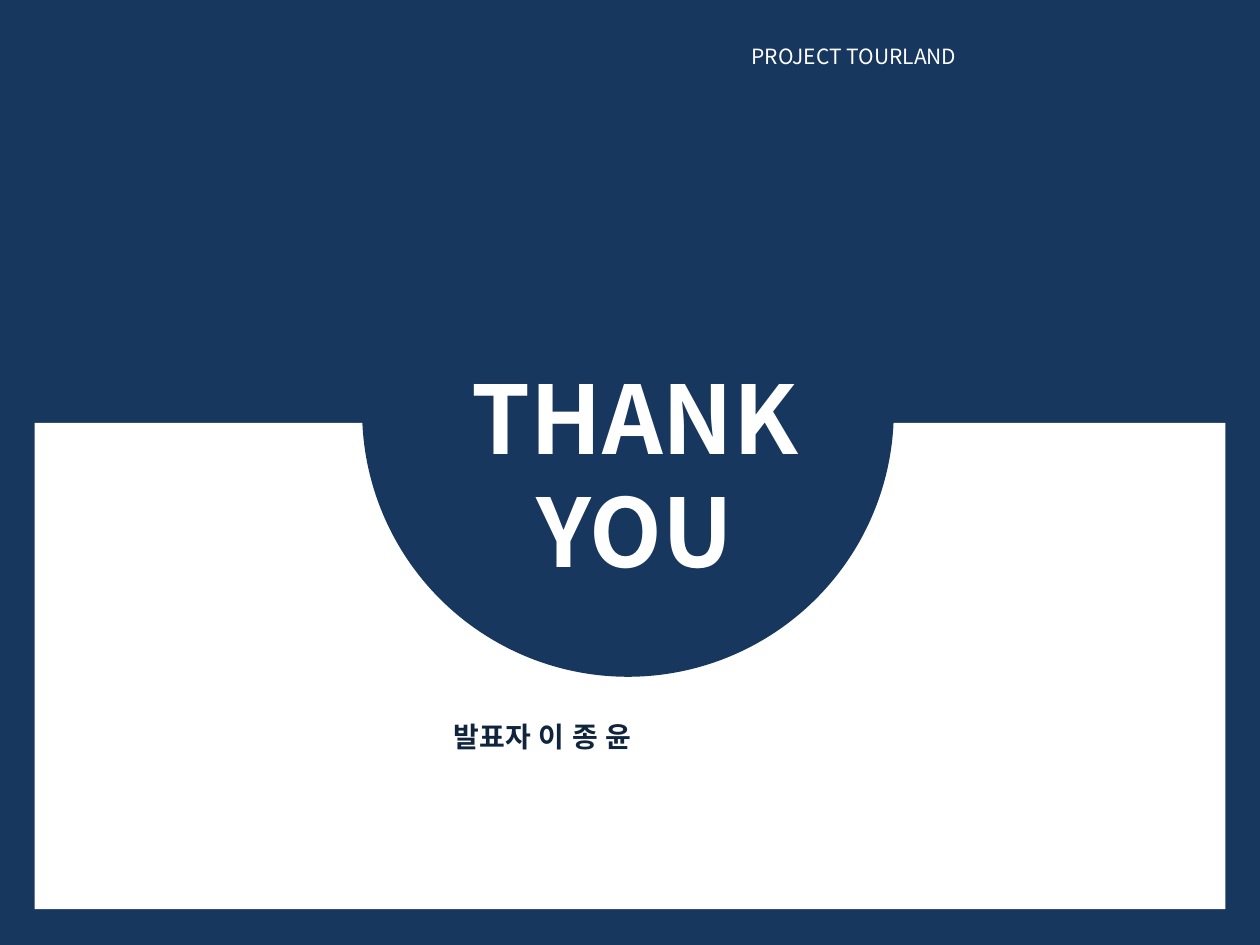
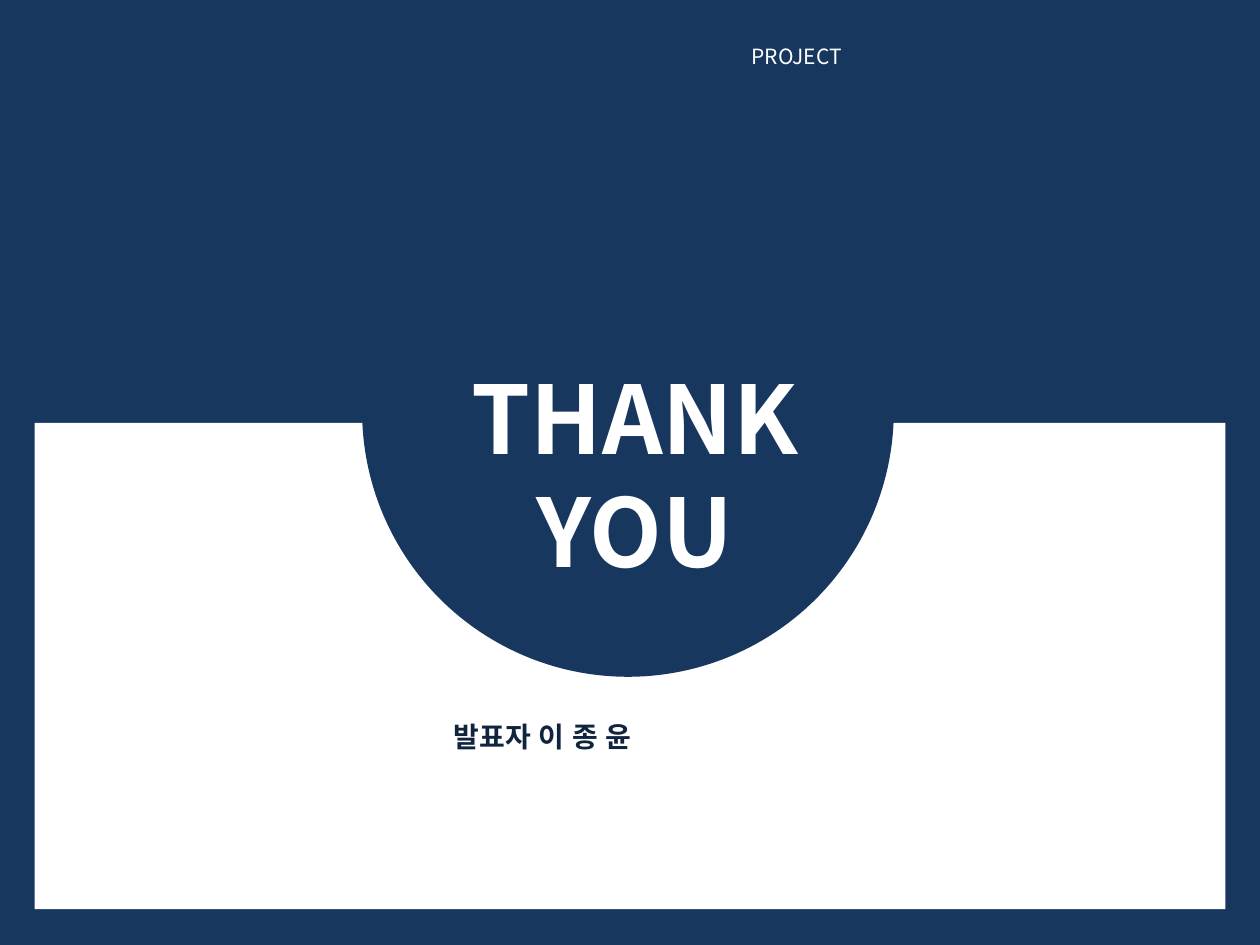
Before and after one commit to stpn94/grade, a slide deck: slide 17 of 학생관리프로그램.pptx. Drawn at 1260x945 pixels with LibreOffice and Linux fonts; fonts in the diff are those of the drawing. Boxes give left, top, right and bottom in pixels: in the first picture for what was removed or moved away, otherwise in the second. Text is boxed around its words. In the diff, an @@ line names an element or a change of style, - is before the commit and + after.

```diff
--- a/학생관리프로그램.pptx
+++ b/학생관리프로그램.pptx
@@ text at [752,48,842,65]: text changed @@
-PROJECT TOURLAND
+PROJECT
```
Also in this commit, not shown: 6 other slides changed, 1 other file.
